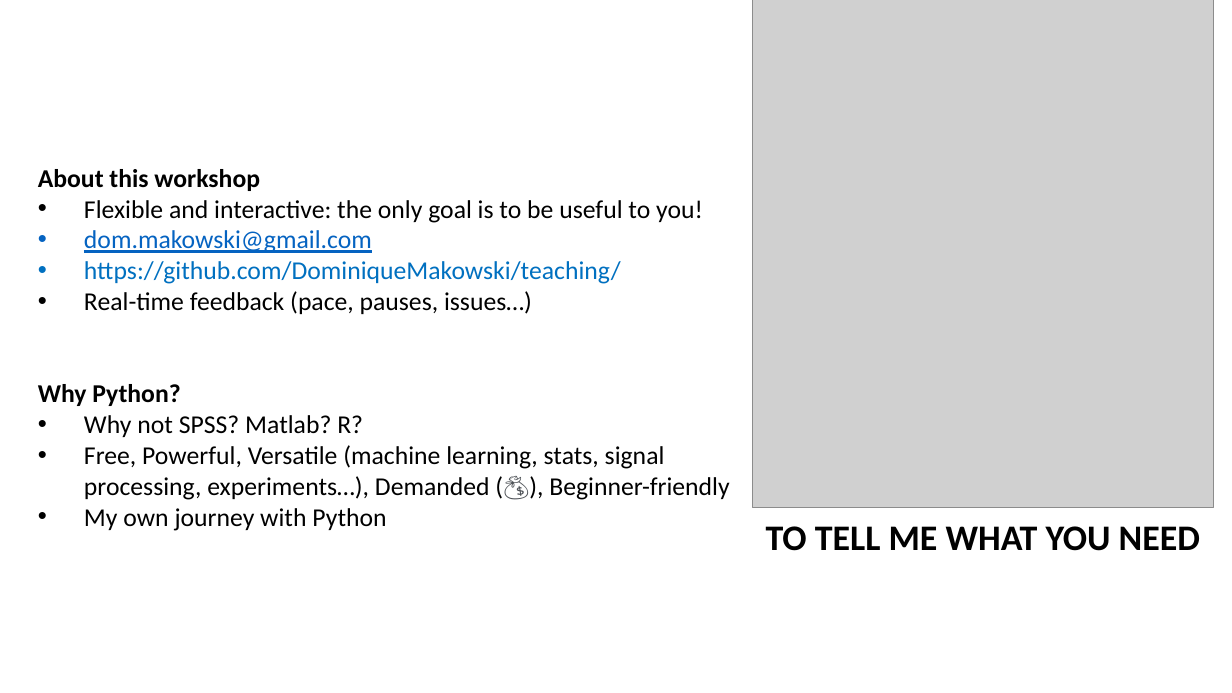
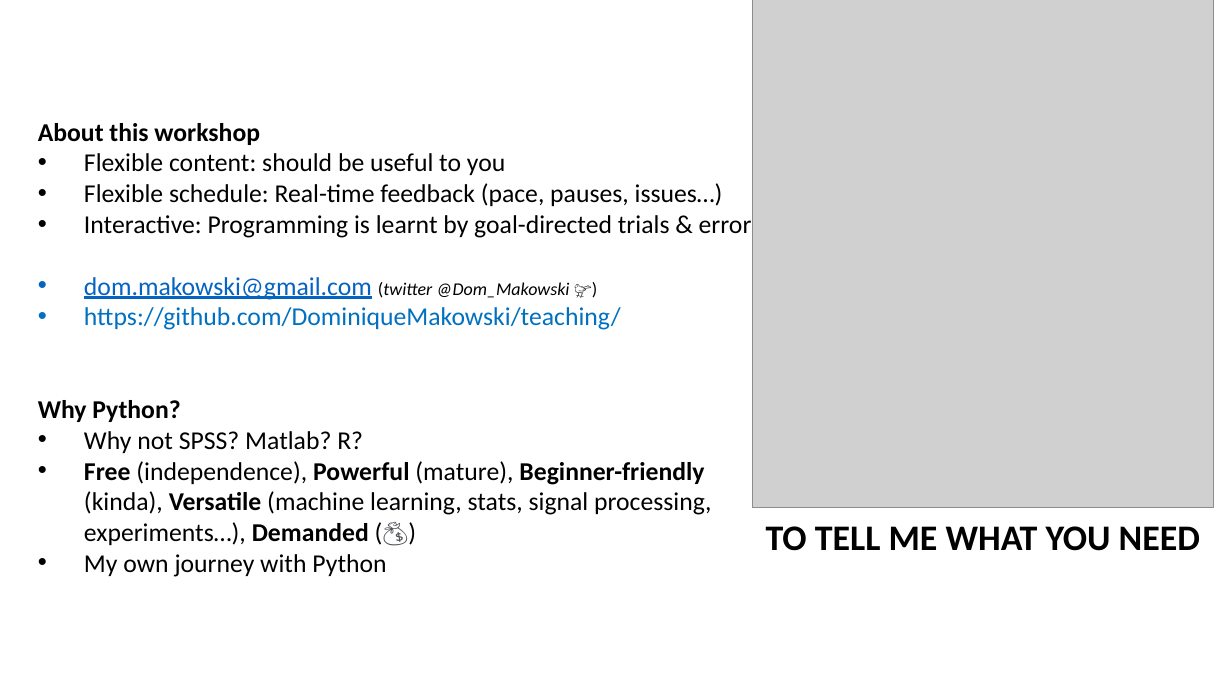
Before and after one commit to DominiqueMakowski/teaching, a slide deck: slide 2 of Python/2022_Zurich/AdvancedPython_2022.pptx. Drawn at 1232x693 pixels with LibreOffice and Linux fonts; fonts in the diff are those of the drawing; grey boxes stand for pictures. Boxes give left, top, right and bottom in pixels: in the first picture for what was removed or moved away, otherwise in the second. Text is boxed around its words. In the diff, an @@ line names an element or a change of style, - is before the commit and + after.

```diff
--- a/Python/2022_Zurich/AdvancedPython_2022.pptx
+++ b/Python/2022_Zurich/AdvancedPython_2022.pptx
@@ text at [84,153,761,300]: text changed @@
-• Flexible and interactive: the only goal is to be useful to you!
-• dom.makowski@gmail.com
+• Flexible content: should be useful to you
+• Flexible schedule: Real-time feedback (pace, pauses, issues…)
+• Interactive: Programming is learnt by goal-directed trials & errors
+• dom.makowski@gmail.com (twitter @Dom_Makowski 🐦)
@@ text at [84,291,532,314]: paragraph removed @@
-• Real-time feedback (pace, pauses, issues…)
@@ text at [84,461,712,545]: text changed @@
-• Free, Powerful, Versatile (machine learning, stats, signal processing, experiments…), Demanded (💰), Beginner-friendly
+• Free (independence), Powerful (mature), Beginner-friendly (kinda), Versatile (machine learning, stats, signal processing, experiments…), Demanded (💰)
```
Also in this commit, not shown: 27 other slides changed, 5 slides added.
